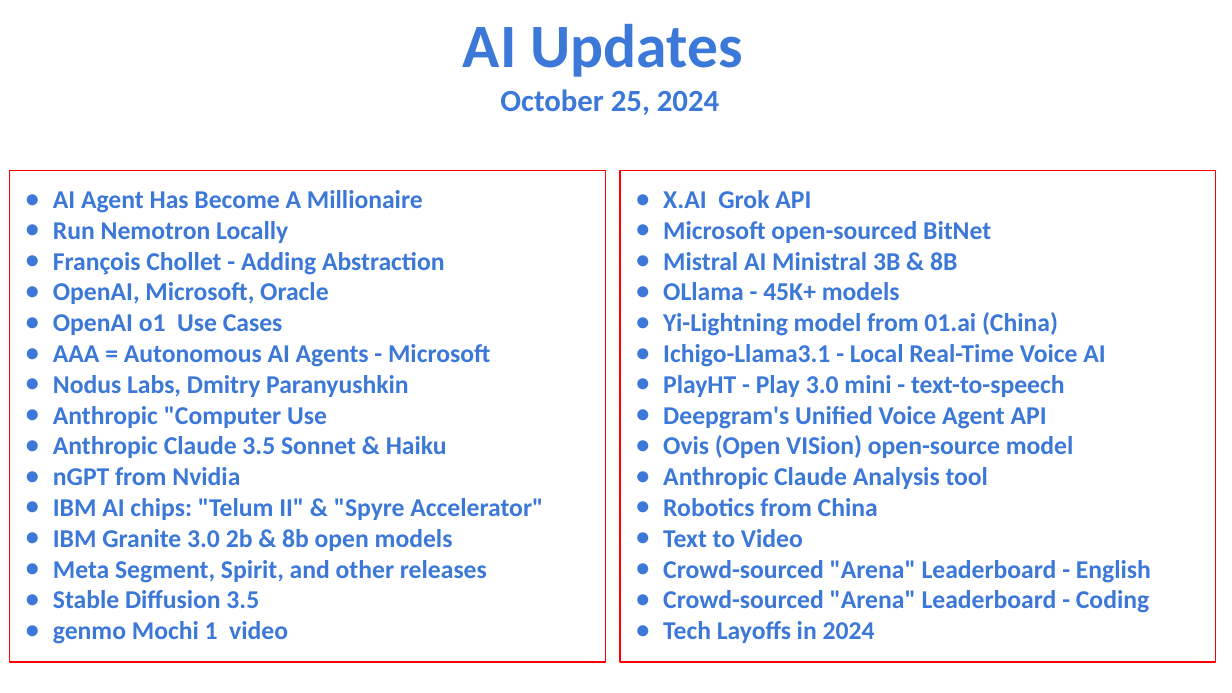
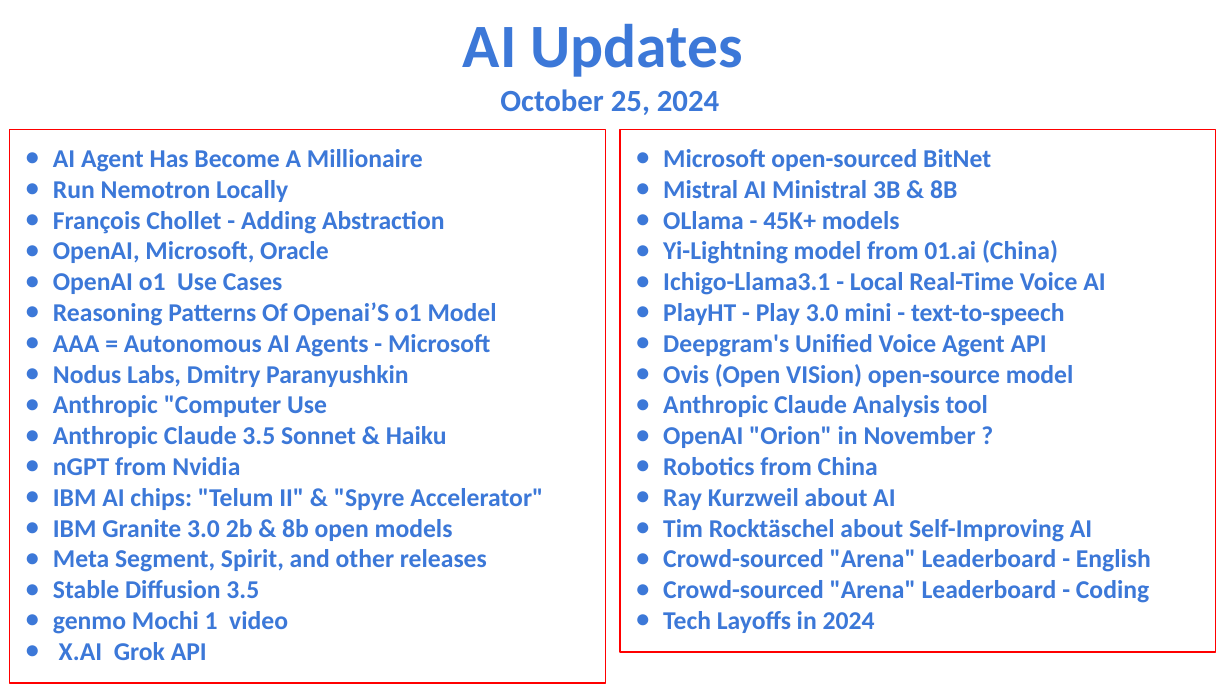
Before and after one commit to lselector/seminar, a slide deck: slide 1 of 2024/2024-10-25-AI-Updates.pptx. Drawn at 1232x693 pixels with LibreOffice and Linux fonts; fonts in the diff are those of the drawing. Boxes give left, top, right and bottom in pixels: in the first picture for what was removed or moved away, otherwise in the second. Text is boxed around its words. In the diff, an @@ line names an element or a change of style, - is before the commit and + after.

```diff
--- a/2024/2024-10-25-AI-Updates.pptx
+++ b/2024/2024-10-25-AI-Updates.pptx
@@ rectangle "AI Agent Has Become A ..." resized from (x1=10, y1=170, x2=605, y2=662) to (x1=10, y1=129, x2=605, y2=683) @@
@@ rectangle "Microsoft open-sourced BitNet" resized from (x1=620, y1=170, x2=1215, y2=662) to (x1=620, y1=129, x2=1215, y2=652) @@
@@ text in rectangle at (x1=663, y1=190, x2=811, y2=208): paragraph removed @@
-● X.AI Grok API
@@ text in rectangle at (x1=53, y1=302, x2=497, y2=326): paragraph added @@
+● Reasoning Patterns Of Openai’S o1 Model
@@ text in rectangle at (x1=663, y1=426, x2=976, y2=448): paragraph added @@
+● OpenAI "Orion" in November ?
@@ text in rectangle at (x1=663, y1=488, x2=1092, y2=542): text changed @@
-● Text to Video
+● Ray Kurzweil about AI
+● Tim Rocktäschel about Self-Improving AI
@@ text in rectangle at (x1=59, y1=642, x2=207, y2=660): paragraph added @@
+● X.AI Grok API
```
Also in this commit, not shown: 4 other slides changed, 1 slide added, 2 slides removed.
